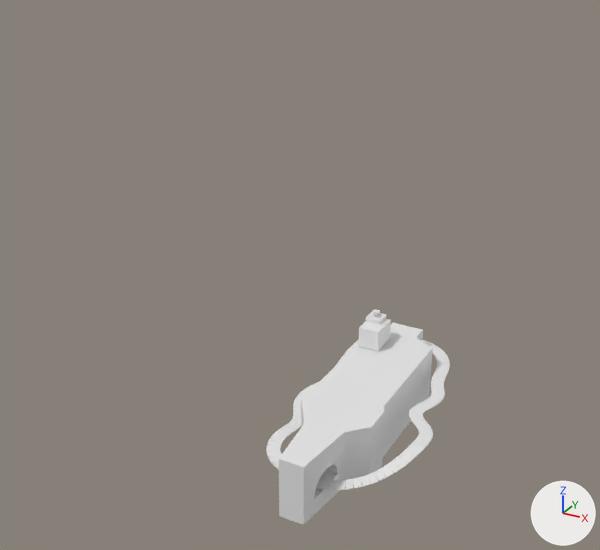
The Blender file Blender/Mapas/Mapa 2/BlokingCircuito2.blend as it was, and as the next commit left it.
The view is the same before and after, from a 50 mm lens placed at (174.0, -402.0, 298.0), pointed at (-43.0, -8.0, 100.0). Lighting does not change. The marker at lower right points along +X, +Y and +Z.
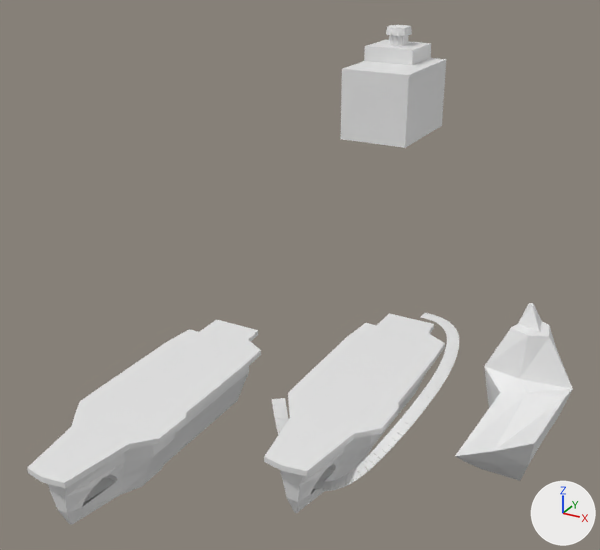
Where the newer file only moved an object's origin or applied its transform, the numbers keep the older frame.

The change, as a list of edits to the scene's bpy script:
```text
Change me_plane:
    used by ob_plane; parent = ob_plane_001; location = (0.0, 0.0, 0.0)
    remove me_plane.from_pydata(...)  # 9312 vertices, 8924 faces; spans x -44.0..50.0, y -79.0..88.0, z 12.0..25.0
    add me_plane.from_pydata(...)  # 96 vertices, 92 faces; spans x -1.0..1.0, y -1.0..3.0, z 0.0
    me_plane part 1: the loose piece of 48 vertices spanning x 28.0..36.0, y 0.0..3.0, z 23.0..24.0 is scaled about its middle by (-0.248, -1.02, 1), then moved by (-32.0, -1.0, -23.0)
    me_plane part 2: the loose piece of 48 vertices spanning x 28.0..36.0, y 2.0..6.0, z 23.0..24.0 is scaled about its middle by (-0.257, -0.641, 1), then moved by (-32.0, -2.0, -23.0)
    me_plane part 3: 192 loose pieces with 9216 vertices, spanning x -44.0..50.0, y -79.0..88.0, z 12.0..25.0, are deleted
Change me_plane_003:
    used by ob_plane_001; location = (0.0, 0.0, 0.0)
    remove me_plane_003.from_pydata(...)  # 155 vertices, 144 faces; spans x -25.0..23.0, y -95.0..78.0, z 0.0..37.0
    add me_plane_003.from_pydata(...)  # 223 vertices, 213 faces; spans x -9.0..8.0, y -28.0..23.0, z 0.0..11.0
    me_plane_003 part 4: 155 vertices removed from x -25.0..23.0, y -95.0..78.0, z 0.0..37.0; 223 vertices added at x -9.0..8.0, y -28.0..23.0, z 0.0..11.0
Add me_plane_001:
    me_plane_001.from_pydata(...)  # 223 vertices, 213 faces; spans x -9.1..8.4, y -28.4..23.1, z 0.0..11.2
Add me_cube_002:
    me_cube_002.from_pydata(...)  # 51 vertices, 44 faces; spans x -1.37..1.1, y -1.0..2.93, z 0.0..4.2
Add cu_nurbspath_002:
    cu_nurbspath_002 = bpy.data.curves.new('NurbsPath.002', 'CURVE')
    cu_nurbspath_002.dimensions = '3D'
    _sp = cu_nurbspath_002.splines.new('NURBS'); _sp.points.add(6)
    _sp.points.foreach_set('co', [-2.0, 0.0, 0.0, 1.0, 2.0, 0.0, 0.0, 1.0, 5.547, -10.09, 0.0, 1.0, 5.831, -26.91, 0.0, 1.0, 1.236, -33.6, -6.138, 1.0, -5.205, -33.04, -6.138, 1.0, -10.45, -26.41, -1.49, 1.0])
    _sp.order_u = 3
    _sp.order_v = 0
    _sp.use_endpoint_u = True
    cu_nurbspath_002.use_path = True
    cu_nurbspath_002.fill_mode = 'FULL'
    cu_nurbspath_002.twist_mode = 'Z_UP'
Change ob_plane:
    add ob_plane.matrix_parent_inverse = Matrix(((0.277, 0.0, 0.0, 0.0223), (0.0, 0.277, 0.0, 0.0032), (0.0, 0.0, 0.277, 0.0165), (0.0, 0.0, 0.0, 1.0)))
    ob_plane.location: (0.0, 0.0, 0.0) -> (11.76, 87.85, 42.49)
    ob_plane.rotation_euler: (0.0, 0.0, 0.0) -> (0.0, 0.0, -1.571)  # degrees (0, 0, 0) -> degrees (0, 0, -90)
    ob_plane.scale: (1.0, 1.0, 1.0) -> (4.0, 1.0, 1.0)
    add _m = ob_plane.modifiers.new('Array', 'ARRAY')
    add _m.fit_type = 'FIT_CURVE'
    add _m.curve = ob_nurbspath_001
    add _m.relative_offset_displace = (0.0, 1.0, 0.0)
    add _m = ob_plane.modifiers.new('Curve', 'CURVE')
    add _m.object = ob_nurbspath_001
Change ob_plane_001:
    ob_plane_001.scale: (1.0, 1.0, 1.0) -> (3.61, 3.61, 3.61)
Add ob_nurbspath_001:
    ob_nurbspath_001 = bpy.data.objects.new('NurbsPath.001', cu_nurbspath_002)
    ob_nurbspath_001.location = (12.74, 87.99, 43.24)
    ob_nurbspath_001.scale = (4.92, 4.92, 4.92)
Add ob_portaaviones_001:
    ob_portaaviones_001 = bpy.data.objects.new('PortaAviones.001', me_plane_001)
    ob_portaaviones_001.location = (-99.8, -65.5, -0.1)
    ob_portaaviones_001.scale = (3.61, 3.61, 3.61)
    _m = ob_portaaviones_001.modifiers.new('Boolean', 'BOOLEAN')
    _m.solver = 'FLOAT'
Add ob_cube_001:
    ob_cube_001 = bpy.data.objects.new('Cube.001', me_cube_002)
    ob_cube_001.location = (85.5, 36.8, 0.1)
    ob_cube_001.rotation_euler = (0.0, 0.0, 3.142)  # degrees (0, 0, 180)
    ob_cube_001.scale = (20.9, 20.9, 20.9)
```

Boxes [x1, y1, x2, y2] around the edits, measured in the pictures (600 x 550 px; the box of a moved part takes in the faces that stretch with it):
'PortaAviones.001', added: after [27, 320, 261, 525]
'Plane.001', reshaped, rescaled (17% wider): before [279, 323, 433, 525]; after [264, 314, 445, 513]
'Cube.001', added: after [455, 303, 573, 481]
'Cube', reshaped (212% wider, 188% taller): before [358, 309, 391, 351]; after [341, 25, 446, 148]
'Plane', reshaped, moved, turned, rescaled, modifiers changed: before [266, 340, 450, 490]; after [272, 313, 459, 491]
part 1 of me_plane, moved or reshaped: before [410, 409, 423, 413]; after [272, 313, 459, 491]
part 2 of me_plane, moved or reshaped: before [411, 406, 425, 413]; after [272, 313, 459, 491]
part 3 of me_plane, deleted: before [266, 340, 450, 490]
